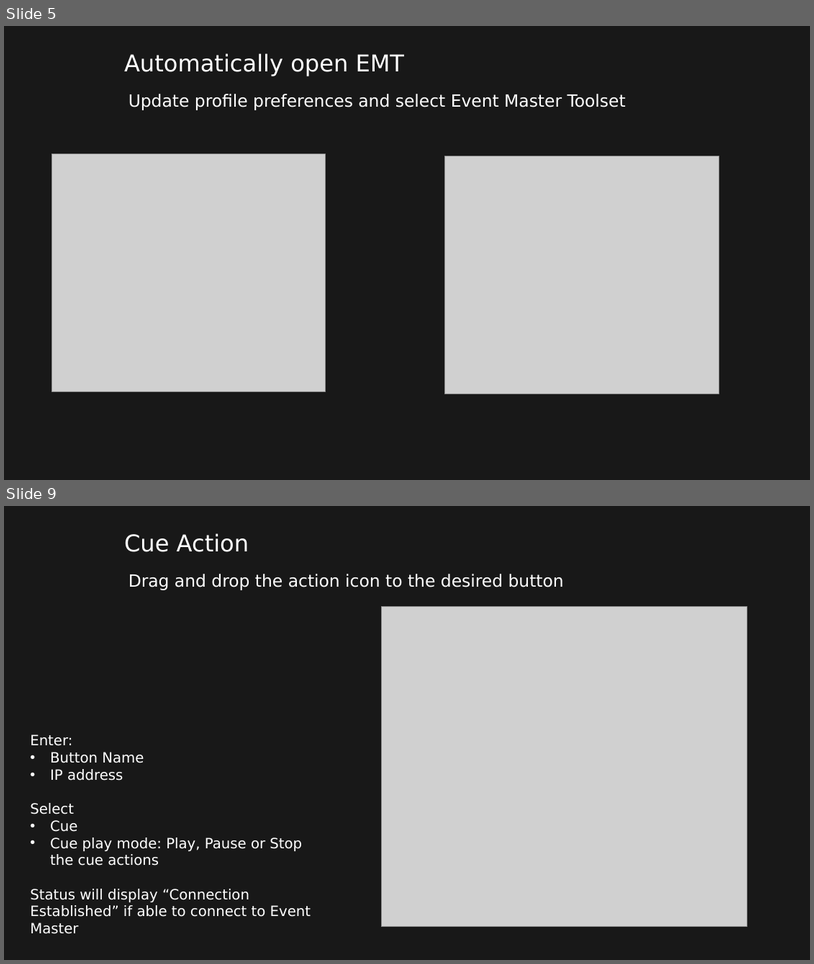
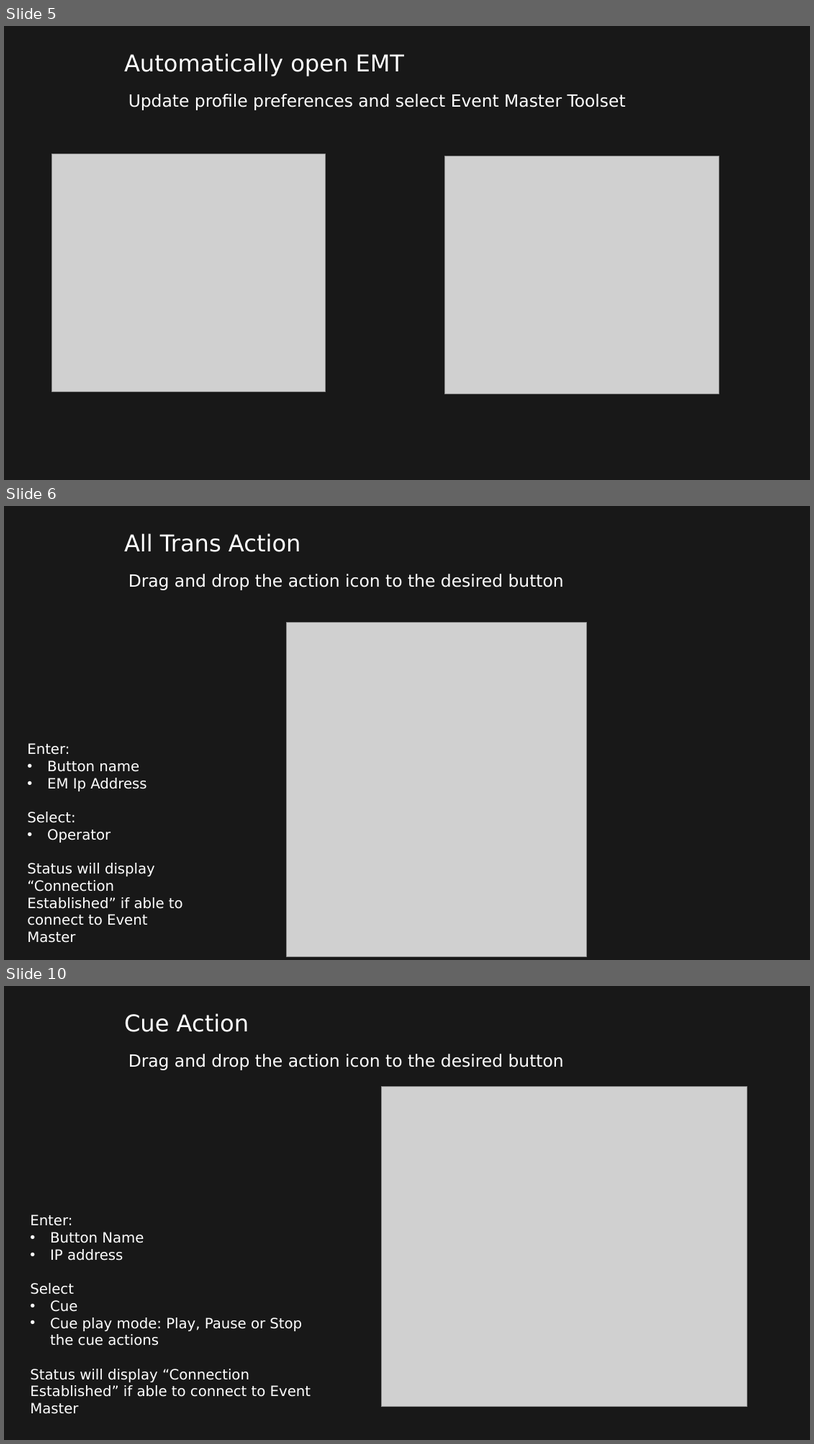
Before and after one commit to robbie78669/streamdeck-eventmaster, a slide deck: Stream Deck for Event Master v3.0.pptx. Shown one above the other, each under a label of ours: slides 5 and 9 before the commit, slides 5, 6 and 10 after it; the slides between them are not shown. The pictures are 814x964 and 814x1444 pixels, drawn with LibreOffice and Linux fonts; fonts in the diff are those of the drawing; grey boxes stand for pictures; background and template pictures are left out. Boxes give left, top, right and bottom in pixels: in the first picture for what was removed or moved away, otherwise in the second. Text is boxed around its words. In the diff, an @@ line names an element or a change of style, - is before the commit and + after.

```diff
--- a/Stream Deck for Event Master v3.0.pptx
+++ b/Stream Deck for Event Master v3.0.pptx
@@ slide 6 added at [4, 506, 810, 960], background #181818 @@
@@ title added at [124, 533, 301, 552], 26 pt, text #FFFFFF @@
+All Trans Action
@@ text added at [129, 574, 564, 590], 19 pt, text #FFFFFF @@
+Drag and drop the action icon to the desired button
@@ picture added at [287, 623, 588, 957] @@
@@ text added at [27, 743, 183, 942], 16 pt, text #FFFFFF @@
+Enter:
+• Button name
+• EM Ip Address
+Select:
+• Operator
+Status will display “Connection Established” if able to connect to Event Master
@@ page number added at [582, 926, 770, 951], 17 pt, text #181818 @@
+6
@@ page number added at [582, 926, 770, 951], 23 pt, text #181818 @@
+6
@@ what was slide 9 is now slide 10 @@
```
Also in this commit, not shown: 8 slides changed, 1 other slide added, 4 other files.
